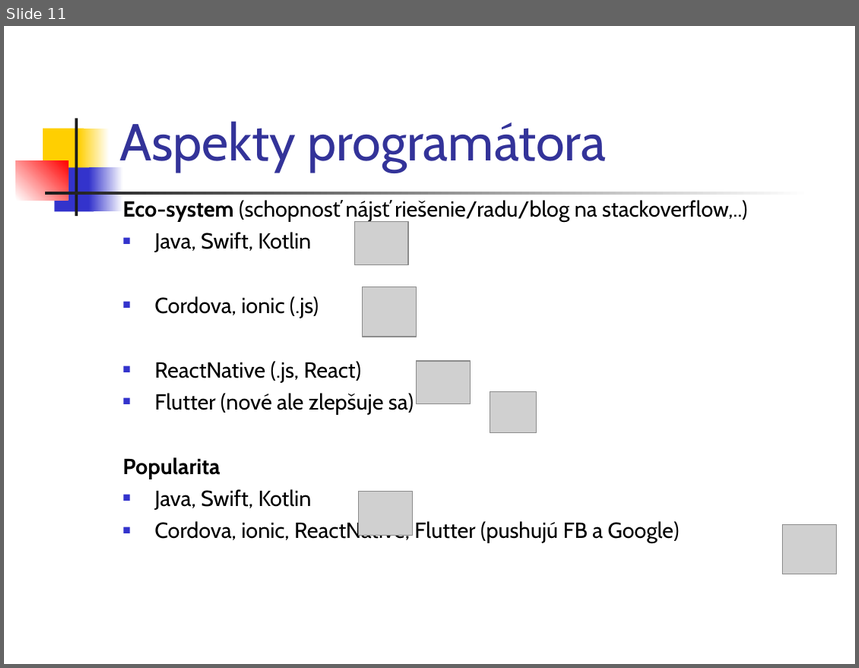
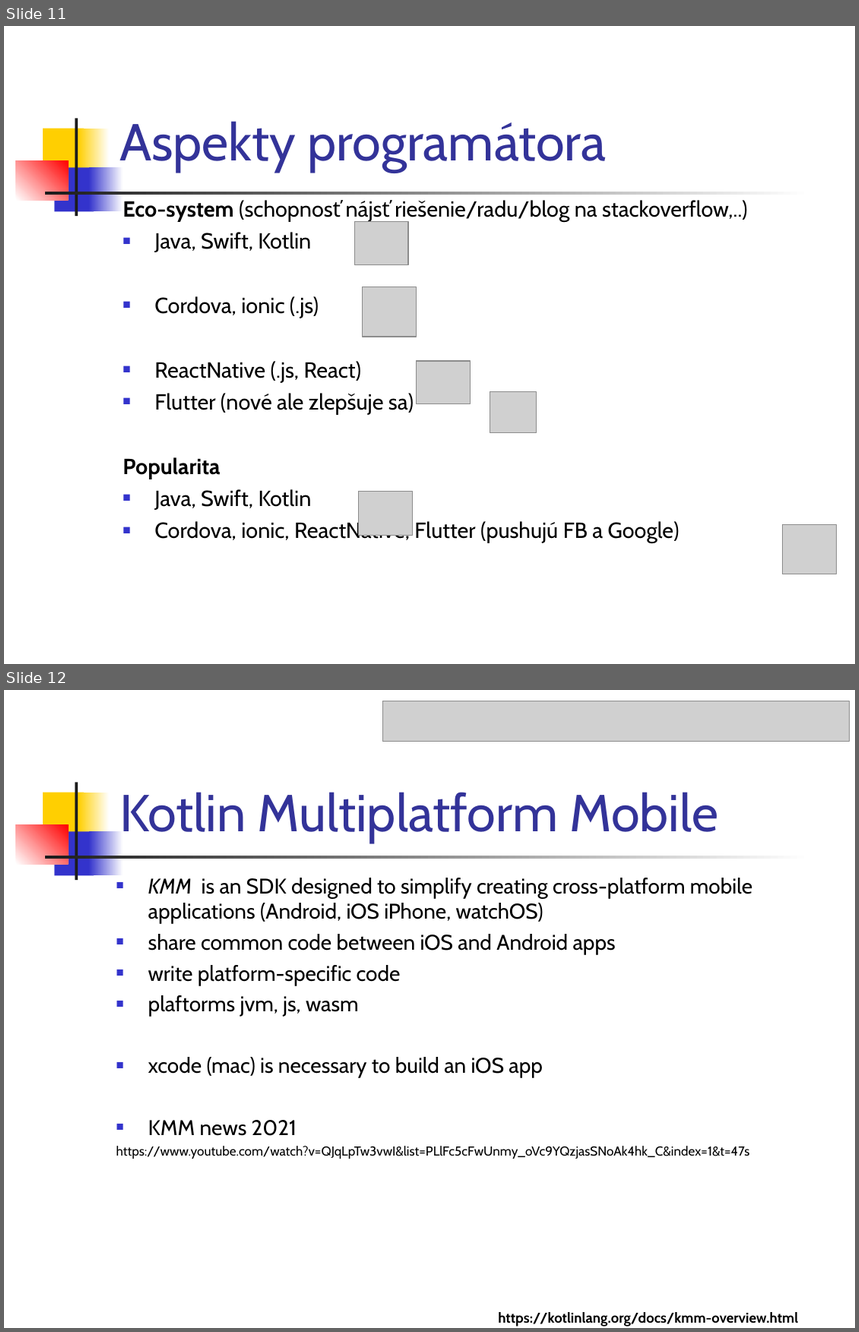
Before and after one commit to vmandro/Prednasky, a slide deck: 00/Uvod.ppt. Shown one above the other, each under a label of ours: slide 11 before the commit, slides 11 and 12 after it. The pictures are 859x668 and 859x1332 pixels, drawn with LibreOffice and Linux fonts; fonts in the diff are those of the drawing; grey boxes stand for pictures. Boxes give left, top, right and bottom in pixels: in the first picture for what was removed or moved away, otherwise in the second. Text is boxed around its words. In the diff, an @@ line names an element or a change of style, - is before the commit and + after.

```diff
--- a/00/Uvod.ppt
+++ b/00/Uvod.ppt
@@ slide 12 added at (4,690,855,1328), background #FFFFFF; not listed: 7 template elements that a slide beside it also shows @@
@@ picture added at (382,701,849,742) @@
@@ title added at (120,792,718,843), 44 pt, text #333399 @@
+Kotlin Multiplatform Mobile
@@ text added at (116,878,753,1159), 18 pt, text #000000 @@
+■ KMM is an SDK designed to simplify creating cross-platform mobile applications (Android, iOS iPhone, watchOS)
+■ share common code between iOS and Android apps
+■ write platform-specific code
+■ plaftorms jvm, js, wasm
+■ xcode (mac) is necessary to build an iOS app
+■ KMM news 2021
+https://www.youtube.com/watch?v=QJqLpTw3vwI&list=PLlFc5cFwUnmy_oVc9YQzjasSNoAk4hk_C&index=1&t=47s
@@ text added at (498,1312,798,1327), 12 pt, text #000000, bold @@
+https://kotlinlang.org/docs/kmm-overview.html
```
Also in this commit, not shown: 2 slides changed, 1 other slide added, 1 slide removed, 4 other files.
